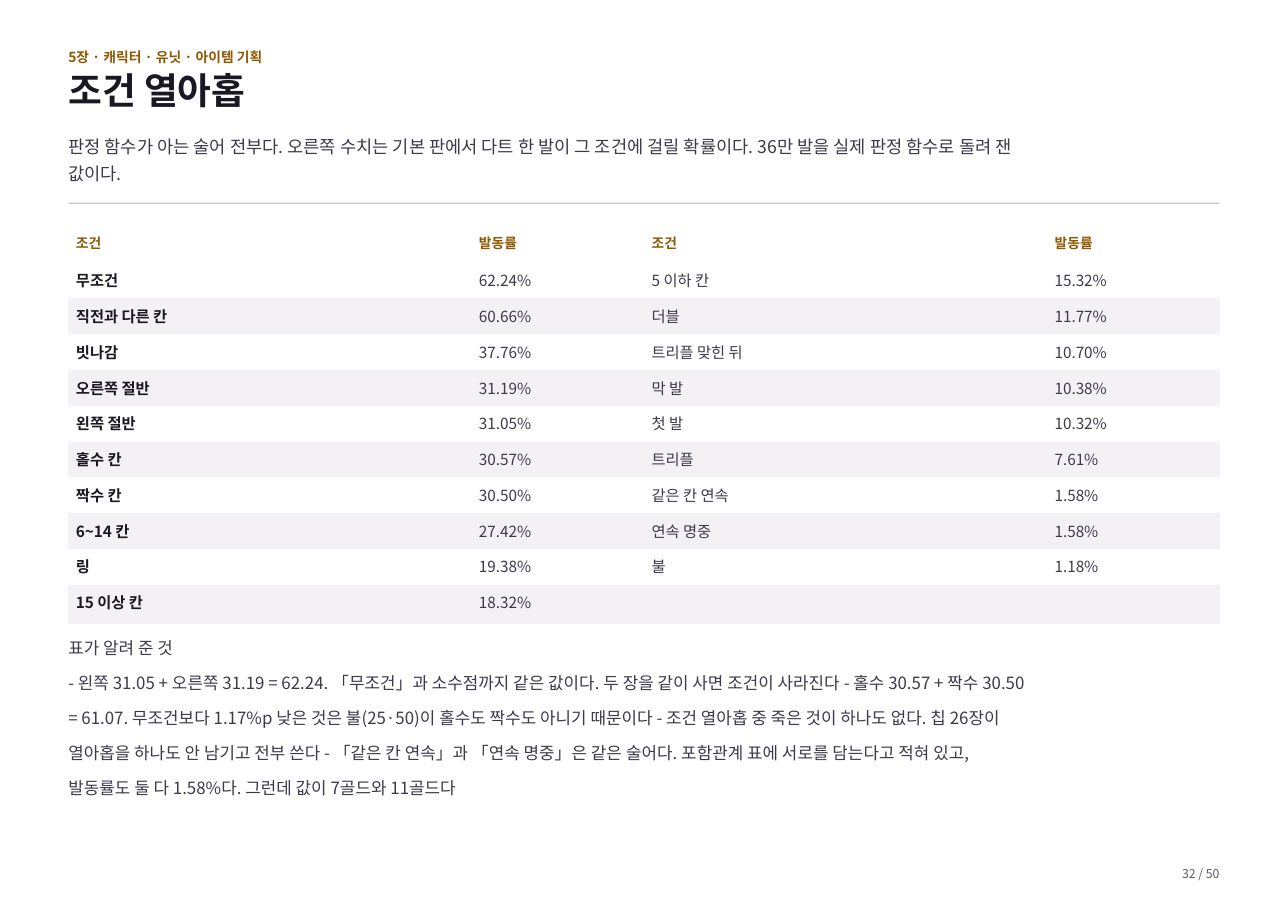
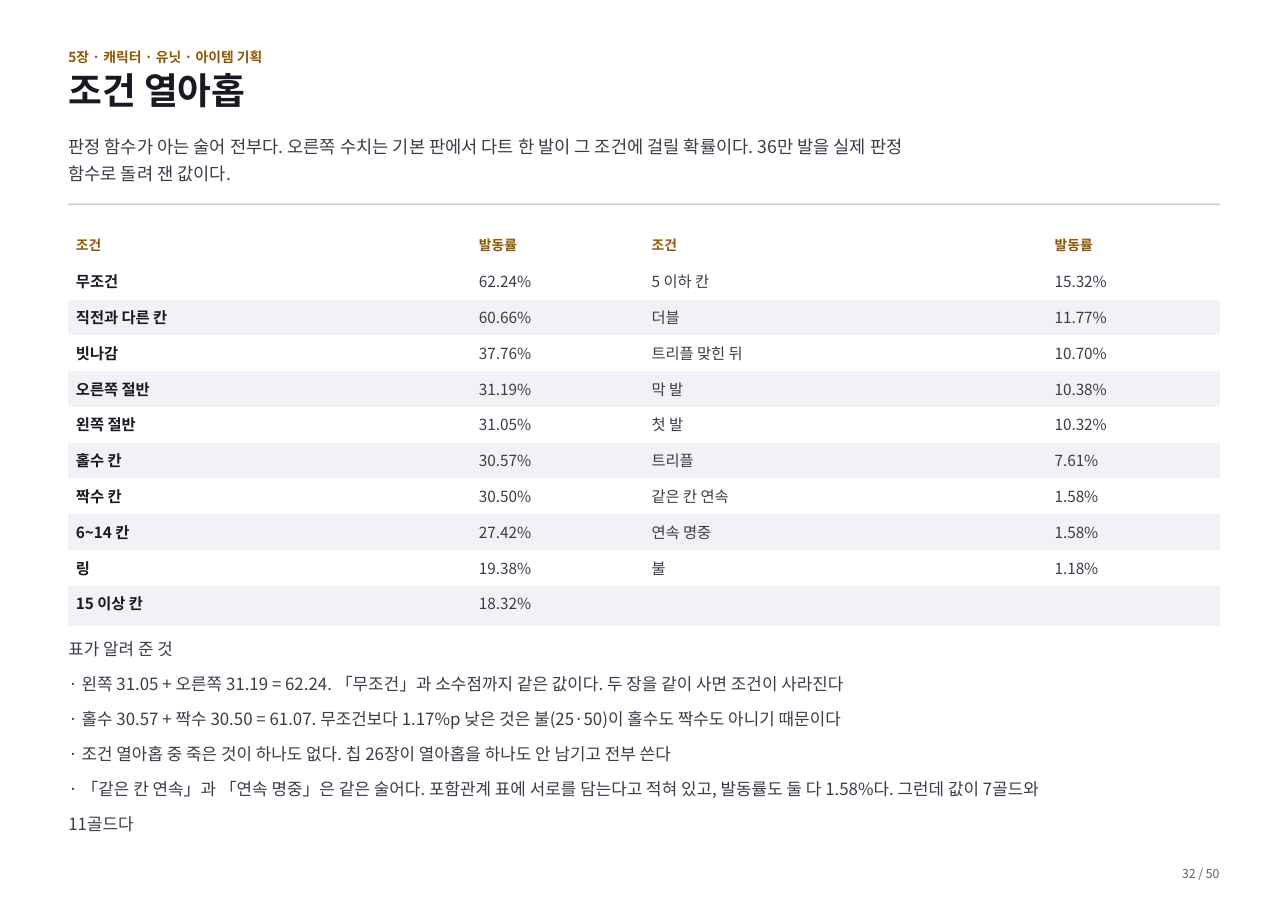
Before and after one commit to GGbong69/test-03, a slide deck: slide 32 of docs/기획서.pptx. Drawn at 1288x911 pixels with LibreOffice and Linux fonts; fonts in the diff are those of the drawing. Boxes give left, top, right and bottom in pixels: in the first picture for what was removed or moved away, otherwise in the second. Text is boxed around its words. In the diff, an @@ line names an element or a change of style, - is before the commit and + after.

```diff
--- a/docs/기획서.pptx
+++ b/docs/기획서.pptx
@@ text at bbox=[68, 138, 902, 182]: spaces changed @@
-판정 함수가 아는 술어 전부다. 오른쪽 수치는 기본 판에서 다트 한 발이 그 조건에 걸릴 확률이다. 36만 발을 실제 판정 함수로 돌려 잰
-값이다.
+판정 함수가 아는 술어 전부다. 오른쪽 수치는 기본 판에서 다트 한 발이 그 조건에 걸릴 확률이다. 36만 발을 실제 판정
+함수로 돌려 잰 값이다.
@@ text at bbox=[68, 675, 1039, 832]: text changed @@
-- 왼쪽 31.05 + 오른쪽 31.19 = 62.24. 「무조건」과 소수점까지 같은 값이다. 두 장을 같이 사면 조건이 사라진다 - 홀수 30.57 + 짝수 30.50
-= 61.07. 무조건보다 1.17%p 낮은 것은 불(25·50)이 홀수도 짝수도 아니기 때문이다 - 조건 열아홉 중 죽은 것이 하나도 없다. 칩 26장이
-열아홉을 하나도 안 남기고 전부 쓴다 - 「같은 칸 연속」과 「연속 명중」은 같은 술어다. 포함관계 표에 서로를 담는다고 적혀 있고,
-발동률도 둘 다 1.58%다. 그런데 값이 7골드와 11골드다
+· 왼쪽 31.05 + 오른쪽 31.19 = 62.24. 「무조건」과 소수점까지 같은 값이다. 두 장을 같이 사면 조건이 사라진다
+· 홀수 30.57 + 짝수 30.50 = 61.07. 무조건보다 1.17%p 낮은 것은 불(25·50)이 홀수도 짝수도 아니기 때문이다
+· 조건 열아홉 중 죽은 것이 하나도 없다. 칩 26장이 열아홉을 하나도 안 남기고 전부 쓴다
+· 「같은 칸 연속」과 「연속 명중」은 같은 술어다. 포함관계 표에 서로를 담는다고 적혀 있고, 발동률도 둘 다 1.58%다. 그런데 값이 7골드와
+11골드다
```
Also in this commit, not shown: 44 other slides changed, 2 other files.
